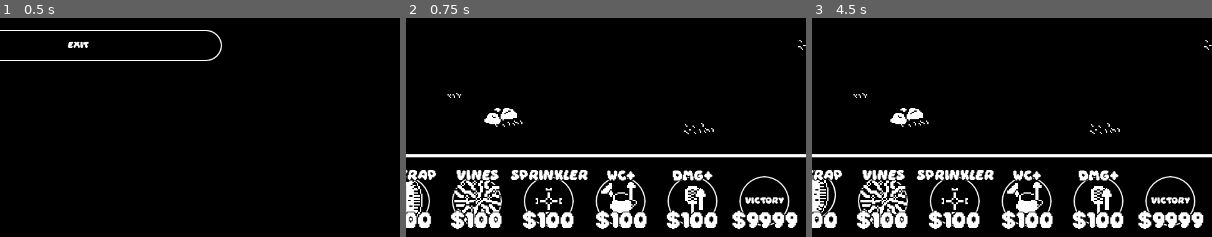
Above: before the commit, frames 1-3 (left to right).
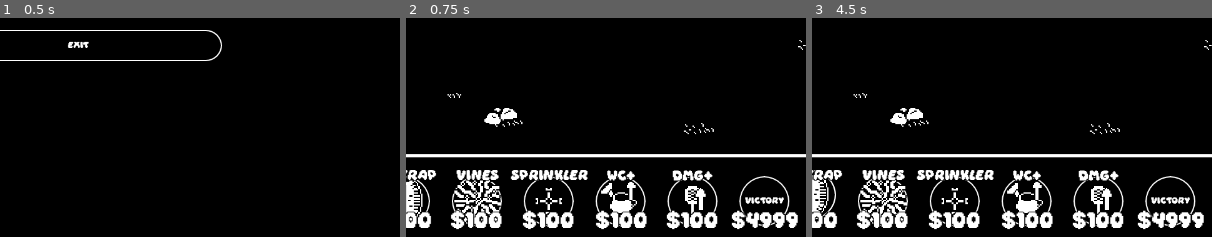
Above: after the commit, the same moments.

Repository: Dargothur/NRG_B1T
Game: Godot game, scene res://Scenes/Levels/main_menu.tscn
Same seed, same stepped clock (60 frames per second), same inputs: the game is played once before the commit and once after it. Sound files missing from this copy of the repository are replaced by a short silence.
Inputs (mouse positions are % of the whole screen's width and height, from its top left):
- Up to frame 1 (0.5 s): no input
- Up to frame 2 (0.75 s): click "New Game" at 0.5 s
- Up to frame 3 (4.5 s): click (4, 92) at 1.25 s; click (13, 92) at 2 s; click (22, 92) at 2.75 s; click (31, 92) at 3.5 s; click (40, 92) at 4.25 s
The pictures show only the part of the screen within x 40-90%, y 50-100%; the shares and areas given below are measured in that part.

Frame 1 is identical in both runs. In frame 2, 0.4% of the frame differs, in the area x 81-98%, y 87-97%; in frame 3, 0.4%.

Commit message:
Adding bug fixes

Diff:
--- a/Assets/Scripts/btn_victory.gd
+++ b/Assets/Scripts/btn_victory.gd
@@ -7,7 +7,8 @@
 	global_position += Vector2(0,10)
 
 func _on_pressed() -> void:
-	if GameMaster.player_currency >= 9999:
+	if GameMaster.player_currency >= 4999:
+		GameMaster.player_currency -= 4999
 		$Victory.play()
 		$"../../../lblVictory".visible = true
 		$"../../../btnReturnToMainMenu".visible = true
--- a/Scenes/Levels/game_level.tscn
+++ b/Scenes/Levels/game_level.tscn
@@ -180,7 +180,7 @@
 offset_bottom = 695.0
 mouse_filter = 1
 theme = ExtResource("2_0rvva")
-text = "$9999"
+text = "$4999"
 horizontal_alignment = 1
 
 [node name="HBoxContainer" type="HBoxContainer" parent="."]
Not shown, changed: Builds/Release.zip
Not shown, changed: Builds/Release/index.html
Not shown, changed: Builds/Release/index.pck
